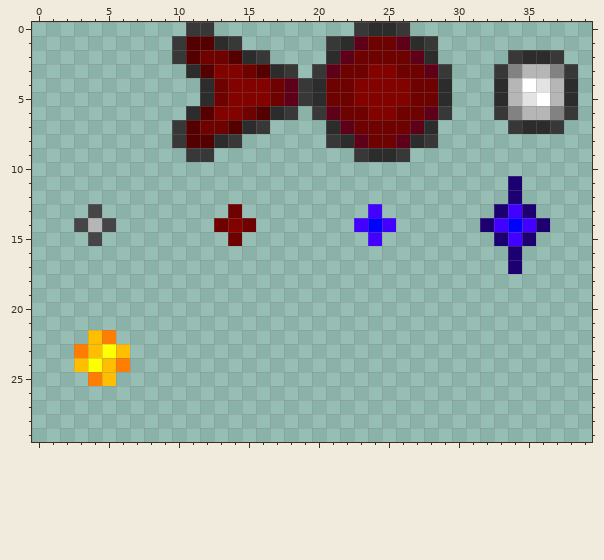
Two states of a pixel-art sprite, img/fx.png. Above is the file before it was changed.
The file is 40x30 pixels.
After:
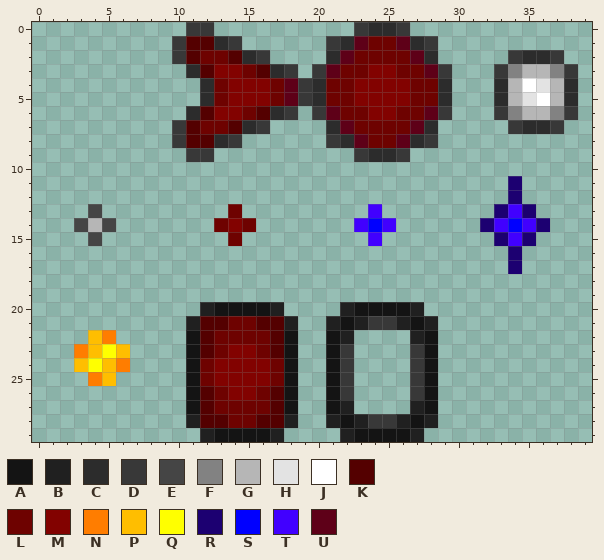
Palette (. is transparent): A #141414  B #202020  C #2c2c2c  D #383838  E #454545  F #828282  G #b6b6b6  H #e3e3e3  J #ffffff  K #540000  L #6e0200  M #820200  N #ff7d00  P #ffbe00  Q #ffff00  R #1c0071  S #0000ff  T #4100ff  U #5e0018
From old to new:
{"y":20,"x":12,"old":"......","new":"BAAAAB"}
{"y":20,"x":22,"old":"......","new":"BAAAAB"}
{"y":21,"x":11,"old":"........","new":"BKKLLKKB"}
{"y":21,"x":21,"old":"........","new":"BABDDBAB"}
{"y":22,"x":11,"old":"........","new":"AKLLLLKA"}
{"y":22,"x":21,"old":"..","new":"AB"}
{"y":22,"x":27,"old":"..","new":"BA"}
{"y":23,"x":11,"old":"........","new":"AKLMMLKA"}
{"y":23,"x":21,"old":"..","new":"AD"}
{"y":23,"x":27,"old":"..","new":"DA"}
{"y":24,"x":11,"old":"........","new":"ALMMMMLA"}
{"y":24,"x":21,"old":"..","new":"AD"}
{"y":24,"x":27,"old":"..","new":"DA"}
{"y":25,"x":11,"old":"........","new":"ALMMMMLA"}
{"y":25,"x":21,"old":"..","new":"AD"}
{"y":25,"x":27,"old":"..","new":"DA"}
{"y":26,"x":11,"old":"........","new":"AKLMMLKA"}
{"y":26,"x":21,"old":"..","new":"AD"}
{"y":26,"x":27,"old":"..","new":"DA"}
{"y":27,"x":11,"old":"........","new":"AKLLLLKA"}
{"y":27,"x":21,"old":"..","new":"AB"}
{"y":27,"x":27,"old":"..","new":"BA"}
{"y":28,"x":11,"old":"........","new":"BKKLLKKB"}
{"y":28,"x":21,"old":"........","new":"BABDDBAB"}
{"y":29,"x":12,"old":"......","new":"BAAAAB"}
{"y":29,"x":22,"old":"......","new":"BAAAAB"}
